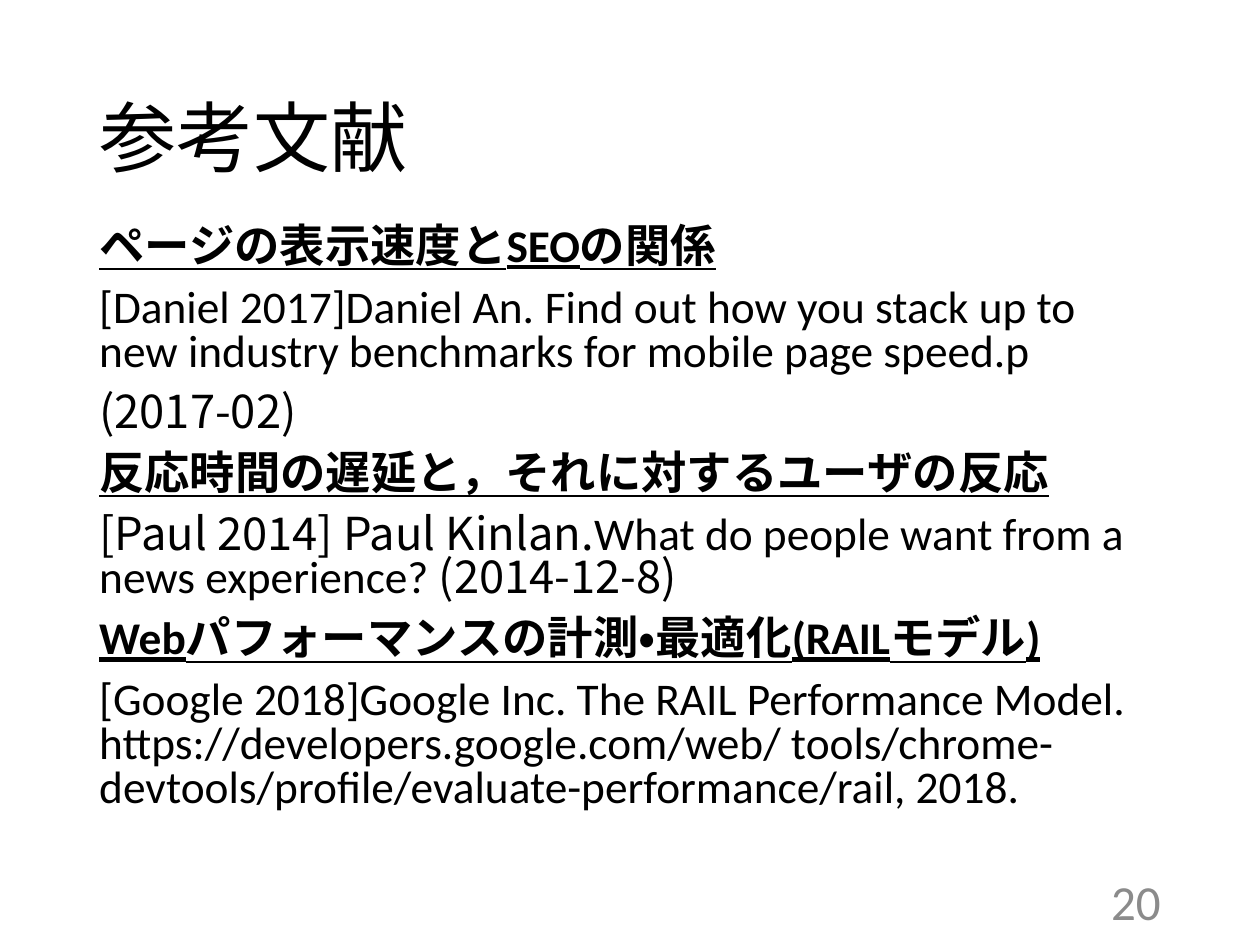
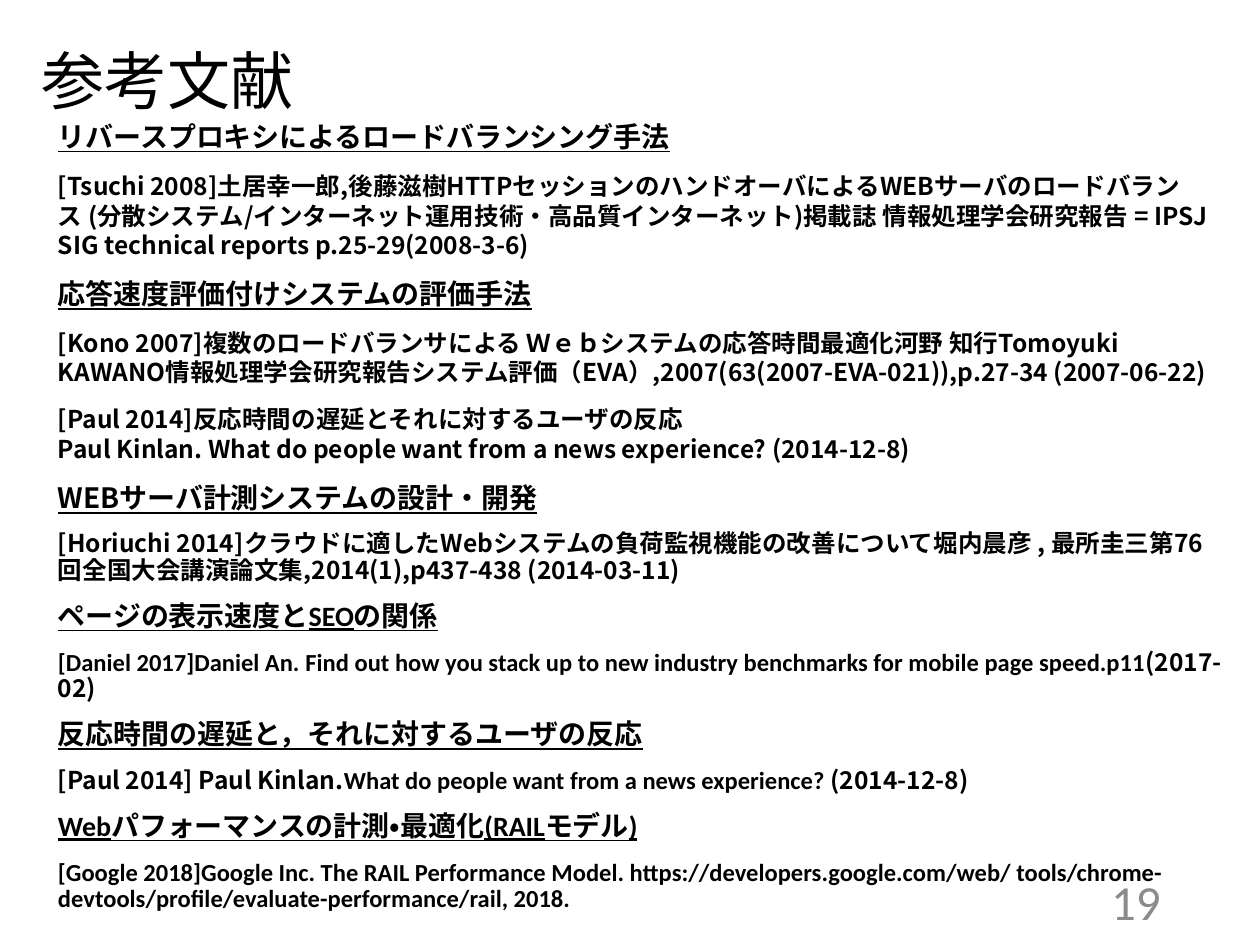
Before and after one commit to kait-takanolab/1821086_matsuo_thesis, a slide deck: slide 19 of 発表用/1821086_卒業研究発表会.pptx (slide 20 before the commit). Drawn at 1260x945 pixels with LibreOffice and Linux fonts; fonts in the diff are those of the drawing. Boxes give left, top, right and bottom in pixels: in the first picture for what was removed or moved away, otherwise in the second. Text is boxed around its words. In the diff, an @@ line names an element or a change of style, - is before the commit and + after.

```diff
--- a/発表用/1821086_卒業研究発表会.pptx
+++ b/発表用/1821086_卒業研究発表会.pptx
@@ title "参考文献": place and size @@
-title "参考文献" at <box>99,101,407,173</box>
+title "参考文献" at <box>42,51,294,110</box>
@@ title "参考文献" at <box>42,51,294,110</box>: size 44 to 36 pt @@
@@ text "リバースプロキシによるロードバランシング手法": place and size @@
-text "リバースプロキシによるロードバランシング手法" at <box>99,223,1125,811</box>
+text "リバースプロキシによるロードバランシング手法" at <box>58,123,1222,911</box>
@@ text at <box>58,123,1207,585</box>: paragraphs added @@
+リバースプロキシによるロードバランシング手法
+[Tsuchi 2008]土居幸一郎,後藤滋樹HTTPセッションのハンドオーバによるWEBサーバのロードバランス (分散システム/インターネット運用技術・高品質インターネット)掲載誌 情報処理学会研究報告 = IPSJ SIG technical reports p.25-29(2008-3-6)
+応答速度評価付けシステムの評価手法
+[Kono 2007]複数のロードバランサによる Ｗｅｂシステムの応答時間最適化河野 知行Tomoyuki KAWANO情報処理学会研究報告システム評価（EVA）,2007(63(2007-EVA-021)),p.27-34 (2007-06-22)
+[Paul 2014]反応時間の遅延とそれに対するユーザの反応
+Paul Kinlan. What do people want from a news experience? (2014-12-8)
+WEBサーバ計測システムの設計・開発
+[Horiuchi 2014]クラウドに適したWebシステムの負荷監視機能の改善について堀内晨彦 , 最所圭三第76回全国大会講演論文集,2014(1),p437-438 (2014-03-11)
@@ text at <box>58,602,1161,911</box>: size 25.9 to 16 pt in "ページの表示速度とSEOの関係", "反応時間の遅延と，それに対するユーザの反応", "Webパフォーマンスの計測・最適化(RAILモデル)"; size 25.9 to 14 pt, bold on in "[Paul 2014] Paul Kinlan.What do people want ...", "[Google 2018]Google Inc. The RAIL Performance Model. ..."; line spacing 0.8 to 0.9 @@
@@ text at <box>58,651,1222,702</box>: text changed; size 25.9 to 14 pt; bold on @@
-[Daniel 2017]Daniel An. Find out how you stack up to new industry benchmarks for mobile page speed.p
-(2017-02)
+[Daniel 2017]Daniel An. Find out how you stack up to new industry benchmarks for mobile page speed.p11(2017-02)
@@ page number at <box>1111,880,1161,920</box>: text changed @@
-20
+19
```
Also in this commit, not shown: 9 other slides changed, 1 slide added, 3 slides removed, 2 other files.
